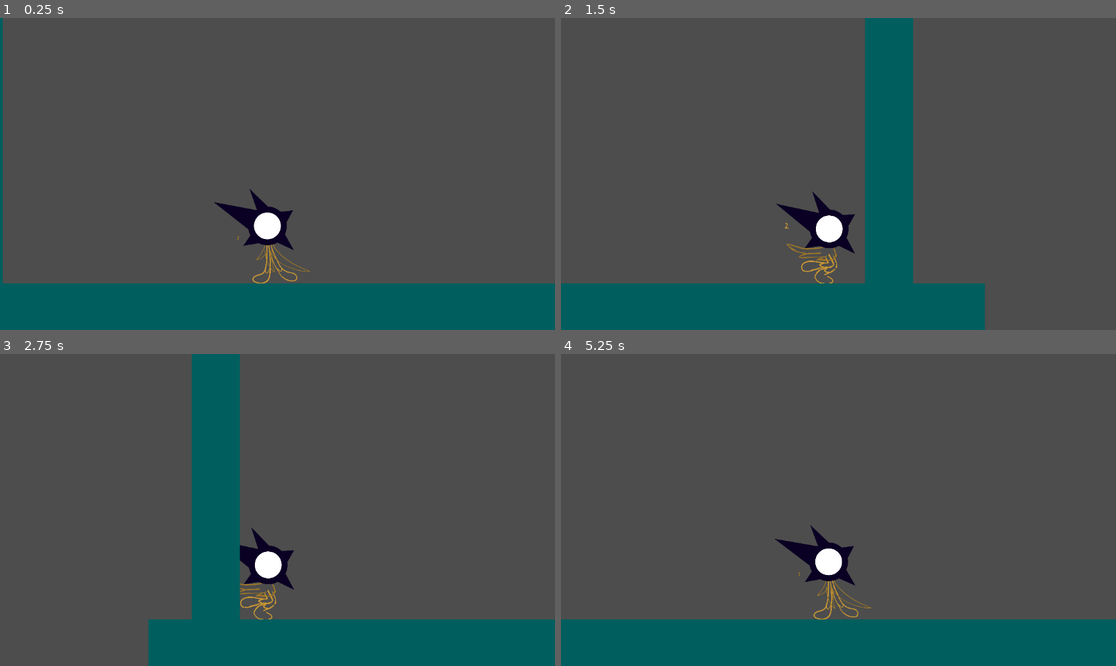
Above: before the commit, frames 1-4 (two rows, left to right).
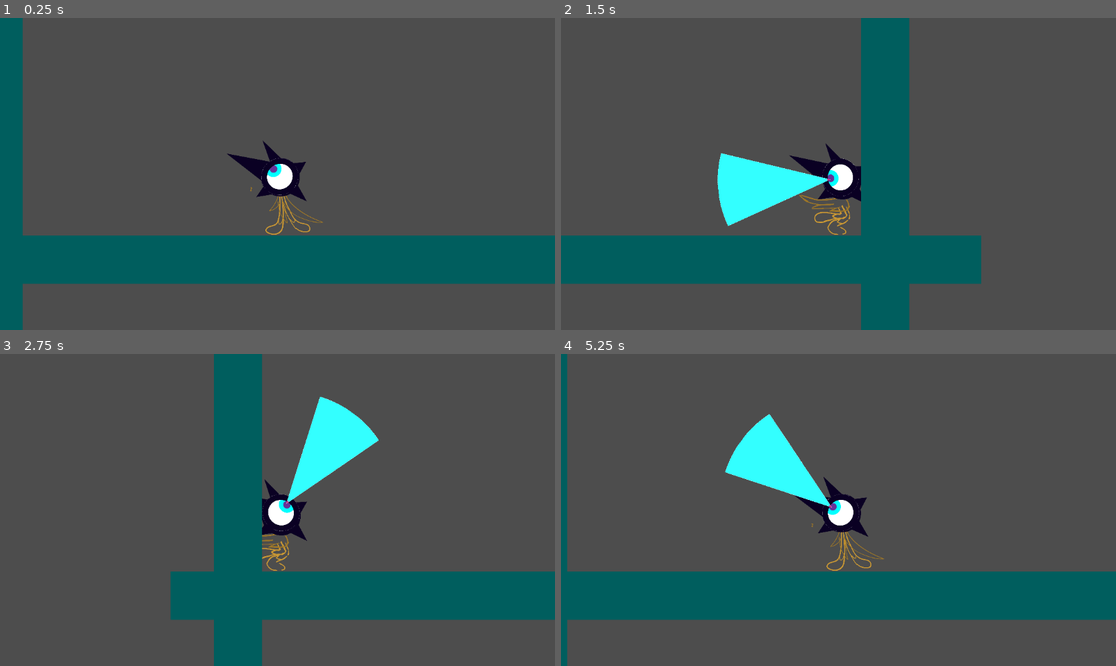
Above: after the commit, the same moments.

Repository: nicolaseschneider/bossrush
Game: Godot game, scene res://main_scene.tscn
The game is run twice, just before and just after one commit, with the same random seed, the same clock (stepped at 60 frames per second) and the same inputs.
Inputs (mouse positions are in pixels of both pictures, inside the frame that each line leads up to):
- Up to frame 1 (0.25 s): no input
- Up to frame 2 (1.5 s): tap Enter at 0.5 s; move the mouse to (960, 158) at 0.52 s; hold D (move_right) from 0.53 s (still down); tap Shift (boost) at 0.6 s; tap Space (jump) at 0.77 s; click (960, 158) at 0.8 s; move the mouse to (727, 189) at 1.27 s; click (727, 189) at 1.35 s
- Up to frame 3 (2.75 s): tap Space (jump) at 1.52 s; tap Shift (boost) at 1.55, 2.1 s; move the mouse to (333, 441) at 2.02 s; release D (move_right) at 2.03 s; hold Left (move_left) from 2.03 s (still down); click (333, 441) at 2.3 s
- Up to frame 4 (5.25 s): move the mouse to (810, 572) at 2.77 s; release Left (move_left) at 2.78 s; hold D (move_right) 2.78-4.28 s; click (810, 572) at 2.85 s; tap Space (jump) at 3.02, 3.77, 4.52 s; tap Shift (boost) at 3.05, 3.6, 4.55, 5.1 s; move the mouse to (1005, 556) at 3.52 s; click (1005, 556) at 3.8 s; move the mouse to (672, 463) at 4.27 s; hold Left (move_left) 4.28-5.03 s; click (672, 463) at 4.35 s; move the mouse to (866, 510) at 5.02 s; hold D (move_right) from 5.03 s (still down)

The runs differ from the first frame. In frame 1, 34% of the frame differs, in the area x 0-100%, y 0-100%; in frame 2, 26%; in frame 3, 28%; in frame 4, 35%.

Commit message:
initial shoot

Diff:
--- a/main_scene.tscn
+++ b/main_scene.tscn
@@ -8,7 +8,7 @@
 script = ExtResource("1_5ddjx")
 
 [node name="Player" parent="." instance=ExtResource("2_8c30s")]
-position = Vector2(624, 104)
+position = Vector2(583, 430)
 
 [node name="Platform" parent="." instance=ExtResource("3_q3ya2")]
 position = Vector2(364, 604)
--- a/project.godot
+++ b/project.godot
@@ -42,6 +42,11 @@
 , Object(InputEventKey,"resource_local_to_scene":false,"resource_name":"","device":-1,"window_id":0,"alt_pressed":false,"shift_pressed":false,"ctrl_pressed":false,"meta_pressed":false,"pressed":false,"keycode":0,"physical_keycode":4194325,"key_label":0,"unicode":0,"echo":false,"script":null)
 ]
 }
+shoot={
+"deadzone": 0.5,
+"events": [Object(InputEventMouseButton,"resource_local_to_scene":false,"resource_name":"","device":-1,"window_id":0,"alt_pressed":false,"shift_pressed":false,"ctrl_pressed":false,"meta_pressed":false,"button_mask":1,"position":Vector2(550, 40),"global_position":Vector2(558, 120),"factor":1.0,"button_index":1,"canceled":false,"pressed":true,"double_click":false,"script":null)
+]
+}
 
 [physics]
 
--- /dev/null
+++ b/scenes/eyeball.gd
@@ -0,0 +1,15 @@
+extends CharacterBody2D
+
+@export var Bullet : PackedScene
+
+func _physics_process(delta):
+	look_at(get_global_mouse_position())
+	if Input.is_action_just_pressed("shoot"):
+		shoot()
+
+func shoot():
+	var b = Bullet.instantiate()
+	add_child(b)
+	b.position = Vector2(140, 0)
+
+	print(b.position)
--- a/scenes/main/MainScene.gd
+++ b/scenes/main/MainScene.gd
@@ -3,7 +3,7 @@
 
 # Called when the node enters the scene tree for the first time.
 func _ready():
-	print("hello world") # Replace with function body.
+	pass
 
 
 # Called every frame. 'delta' is the elapsed time since the previous frame.
--- a/scenes/player.tscn
+++ b/scenes/player.tscn
@@ -6,6 +6,9 @@
 [ext_resource type="Texture2D" uid="uid://du1oy5pycbh5w" path="res://Winky Sprites/Winky Idle 4 Left.png" id="4_brdyp"]
 [ext_resource type="Texture2D" uid="uid://bb24r72gnb4gg" path="res://Winky Sprites/Winky Dash 1 Right.png" id="5_jcisu"]
 [ext_resource type="Texture2D" uid="uid://cm6xe8l5qvlfq" path="res://Winky Sprites/Winky Dash 2 Right.png" id="6_xk32t"]
+[ext_resource type="Script" path="res://scenes/eyeball.gd" id="7_2v5va"]
+[ext_resource type="Texture2D" uid="uid://dhd6fu5jllmr5" path="res://WinkyEye_sample.png" id="8_508gq"]
+[ext_resource type="PackedScene" uid="uid://bbopy7xht7lsn" path="res://scenes/wink_bullet.tscn" id="8_gm80r"]
 
 [sub_resource type="SpriteFrames" id="SpriteFrames_2wbjp"]
 animations = [{
@@ -41,7 +44,7 @@
 }]
 
 [sub_resource type="CapsuleShape2D" id="CapsuleShape2D_2yohx"]
-radius = 67.0
+radius = 40.0
 height = 166.0
 
 [node name="Player" type="CharacterBody2D"]
@@ -49,13 +52,13 @@
 script = ExtResource("1_n163l")
 
 [node name="AnimatedSprite2D" type="AnimatedSprite2D" parent="."]
-position = Vector2(-27, 100)
-scale = Vector2(0.257407, 0.257407)
+position = Vector2(0, -0.999903)
+scale = Vector2(0.257407, 0.255555)
 sprite_frames = SubResource("SpriteFrames_2wbjp")
 animation = &"Idle"
 
 [node name="CollisionShape2D" type="CollisionShape2D" parent="."]
-position = Vector2(-11, 144)
+position = Vector2(8, 45)
 shape = SubResource("CapsuleShape2D_2yohx")
 
 [node name="Camera2D" type="Camera2D" parent="."]
@@ -63,3 +66,14 @@
 [node name="AnimationPlayer" type="AnimationPlayer" parent="."]
 
 [node name="AnimationTree" type="AnimationTree" parent="."]
+
+[node name="eyeball" type="CharacterBody2D" parent="."]
+position = Vector2(6, 7)
+script = ExtResource("7_2v5va")
+Bullet = ExtResource("8_gm80r")
+
+[node name="pupil" type="Sprite2D" parent="eyeball"]
+position = Vector2(2.2981, 1.00453e-07)
+rotation = 1.5708
+scale = Vector2(0.25, 0.240779)
+texture = ExtResource("8_508gq")
--- /dev/null
+++ b/scenes/wink_bullet.gd
@@ -0,0 +1,7 @@
+extends Area2D
+
+
+func _on_Bullet_body_entered(body):
+	if body.is_in_group("enemy"):
+		body.queue_free()
+	queue_free()
--- /dev/null
+++ b/scenes/wink_bullet.tscn
@@ -0,0 +1,21 @@
+[gd_scene load_steps=4 format=3 uid="uid://bbopy7xht7lsn"]
+
+[ext_resource type="Texture2D" uid="uid://dm0i2rdbwly0b" path="res://WinkyLazer_sample.png" id="1_en3jy"]
+[ext_resource type="Script" path="res://scenes/wink_bullet.gd" id="1_lplks"]
+
+[sub_resource type="RectangleShape2D" id="RectangleShape2D_vrj8q"]
+size = Vector2(185, 238)
+
+[node name="Wink_bullet" type="Area2D"]
+position = Vector2(605, 211)
+script = ExtResource("1_lplks")
+
+[node name="Sprite2D" type="Sprite2D" parent="."]
+rotation = 1.5708
+scale = Vector2(0.3, 0.3)
+texture = ExtResource("1_en3jy")
+
+[node name="CollisionShape2D" type="CollisionShape2D" parent="."]
+position = Vector2(3, -3)
+rotation = 1.5708
+shape = SubResource("RectangleShape2D_vrj8q")
--- a/scripts/player.gd
+++ b/scripts/player.gd
@@ -22,7 +22,6 @@
 func _physics_process(delta):
 	var input_dir: Vector2 = input()
 	if input_dir != Vector2.ZERO && !beyond_top_speed():
-		print(velocity.x)
 		add_acceleration(input_dir)
 		anim.play("Run") # play run animation here -> write the script
 		# play_animation()
@@ -48,9 +47,8 @@
 
 func boost(direction: Vector2):
 	if Input.is_action_just_pressed("boost"):
-		print("boost time!")
 		velocity = velocity.move_toward(BOOST_SPEED * direction, BOOST_ACCEL)
-		print(velocity.x)
+
 
 func jump():
 	if Input.is_action_just_pressed("jump"):
Binary file added: WinkyEye_sample.png
Not shown, added: WinkyEye_sample.png.import
Binary file added: WinkyLazer_sample.png
Not shown, added: WinkyLazer_sample.png.import
Not shown: 1 places in scenes/player.tscn that only renumber resources
